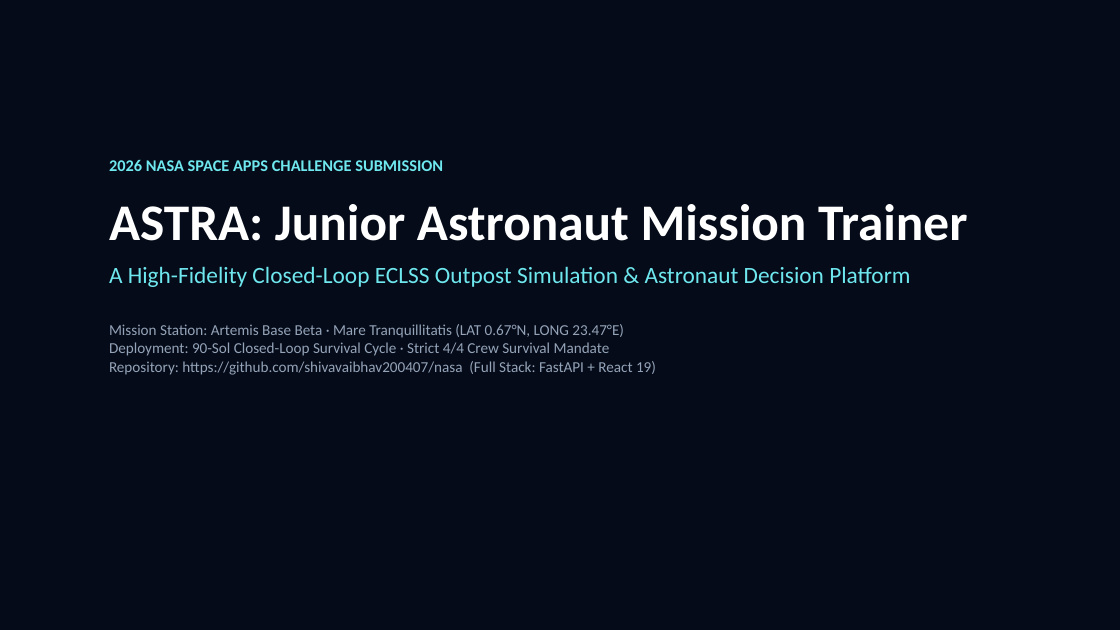
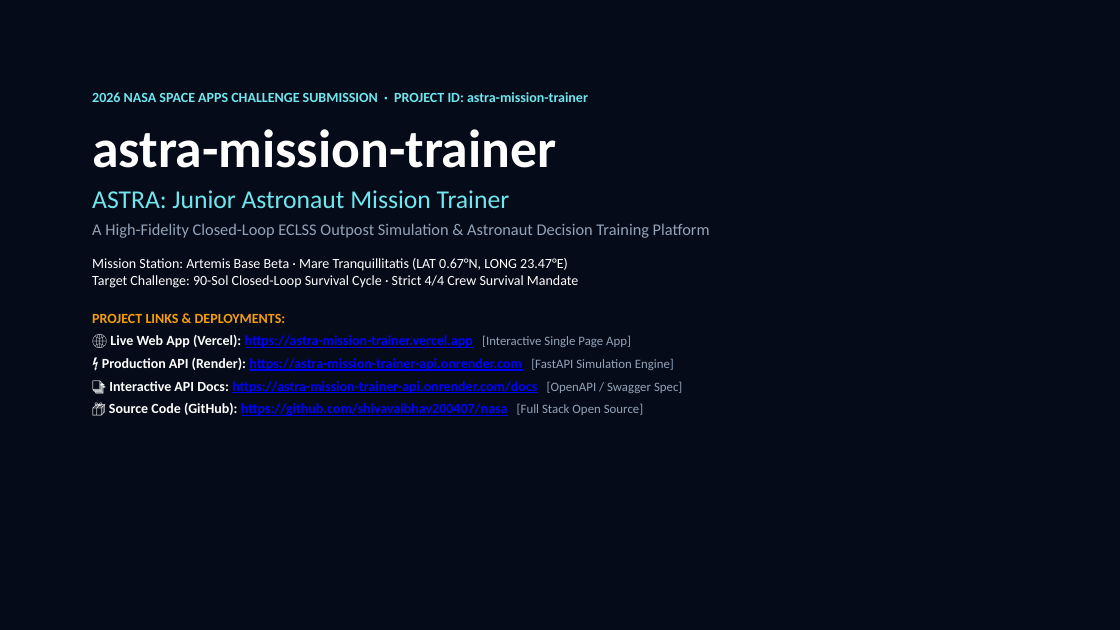
Before and after one commit to shivavaibhav200407/nasa, a slide deck: slide 1 of ASTRA_NASA_SpaceApps_Presentation.pptx. Drawn at 1120x630 pixels with LibreOffice and Linux fonts; fonts in the diff are those of the drawing. Boxes give left, top, right and bottom in pixels: in the first picture for what was removed or moved away, otherwise in the second. Text is boxed around its words. In the diff, an @@ line names an element or a change of style, - is before the commit and + after.

Commit message:
docs: regenerate PPTX presentation with active clickable hyperlinks

```diff
--- a/ASTRA_NASA_SpaceApps_Presentation.pptx
+++ b/ASTRA_NASA_SpaceApps_Presentation.pptx
@@ text "2026 NASA SPACE APPS CHALLENGE ..." moved from (x1=109, y1=160, x2=967, y2=375) to (x1=92, y1=92, x2=710, y2=416) @@
@@ text at (x1=92, y1=92, x2=588, y2=168): text changed; size 14 to 12 pt @@
-2026 NASA SPACE APPS CHALLENGE SUBMISSION
+2026 NASA SPACE APPS CHALLENGE SUBMISSION · PROJECT ID: astra-mission-trainer
+astra-mission-trainer
@@ text at (x1=92, y1=190, x2=510, y2=208): size 44 to 22 pt, text colour #FFFFFF to #6FE7EE, bold off in "ASTRA: Junior Astronaut Mission Trainer"; less space between paragraphs @@
@@ text at (x1=92, y1=223, x2=710, y2=416): text changed; size 13 to 12 pt; text colour #94A3B8 to #FFFFFF @@
-A High-Fidelity Closed-Loop ECLSS Outpost Simulation & Astronaut Decision Platform
-Mission Station: Artemis Base Beta · Mare Tranquillitatis (LAT 0.67°N, LONG 23.47°E)
-Deployment: 90-Sol Closed-Loop Survival Cycle · Strict 4/4 Crew Survival Mandate
-Repository: https://github.com/shivavaibhav200407/nasa (Full Stack: FastAPI + React 19)
+A High-Fidelity Closed-Loop ECLSS Outpost Simulation & Astronaut Decision Training Platform
+Mission Station: Artemis Base Beta · Mare Tranquillitatis (LAT 0.67°N, LONG 23.47°E)
+Target Challenge: 90-Sol Closed-Loop Survival Cycle · Strict 4/4 Crew Survival Mandate
+PROJECT LINKS & DEPLOYMENTS:
+🌐 Live Web App (Vercel): https://astra-mission-trainer.vercel.app [Interactive Single Page App]
+⚡ Production API (Render): https://astra-mission-trainer-api.onrender.com [FastAPI Simulation Engine]
+📑 Interactive API Docs: https://astra-mission-trainer-api.onrender.com/docs [OpenAPI / Swagger Spec]
+📦 Source Code (GitHub): https://github.com/shivavaibhav200407/nasa [Full Stack Open Source]
```
Also in this commit, not shown: 6 other slides changed, 1 other file.
